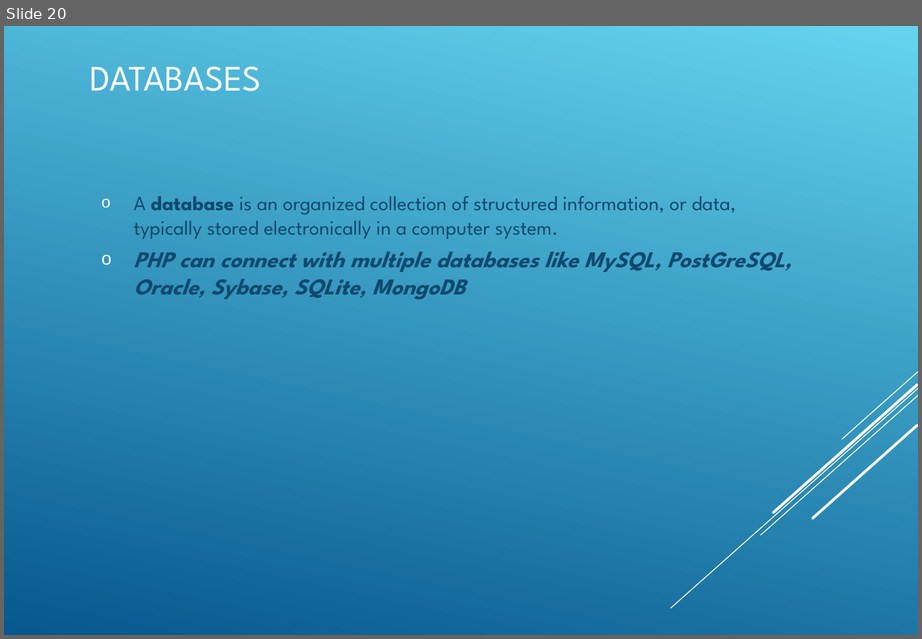
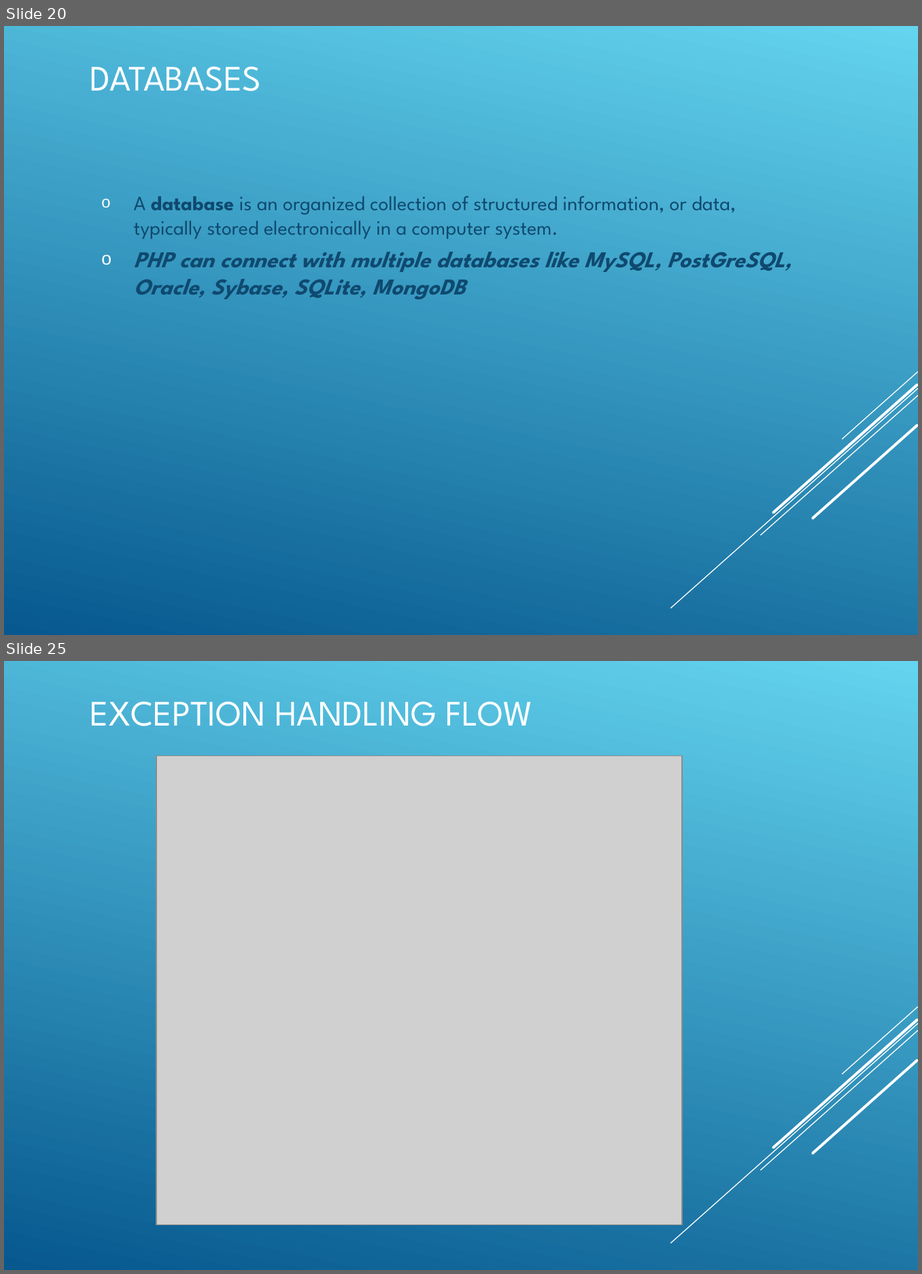
Before and after one commit to koushikgraj/PHP-Training, a slide deck: PHP-Presentation.ppt. Shown one above the other, each under a label of ours: slide 20 before the commit, slides 20 and 25 after it; the slides between them are not shown. The pictures are 922x639 and 922x1274 pixels, drawn with LibreOffice and Linux fonts; fonts in the diff are those of the drawing; grey boxes stand for pictures. Boxes give left, top, right and bottom in pixels: in the first picture for what was removed or moved away, otherwise in the second. Text is boxed around its words. In the diff, an @@ line names an element or a change of style, - is before the commit and + after.

Commit message:
13-May-2021 : Databases, error handling, exception handling & magic quotes

```diff
--- a/PHP-Presentation.ppt
+++ b/PHP-Presentation.ppt
@@ slide 25 added at <box>4,661,918,1270</box>, background gradient #64D4EF to #06588E; not listed: 5 template elements that a slide beside it also shows @@
@@ title added at <box>90,701,532,726</box>, 30 pt, text #FFFFFF @@
+EXCEPTION HANDLING FLOW
@@ picture added at <box>156,756,681,1225</box> @@
```
Also in this commit, not shown: 4 other slides added, 21 other files.
